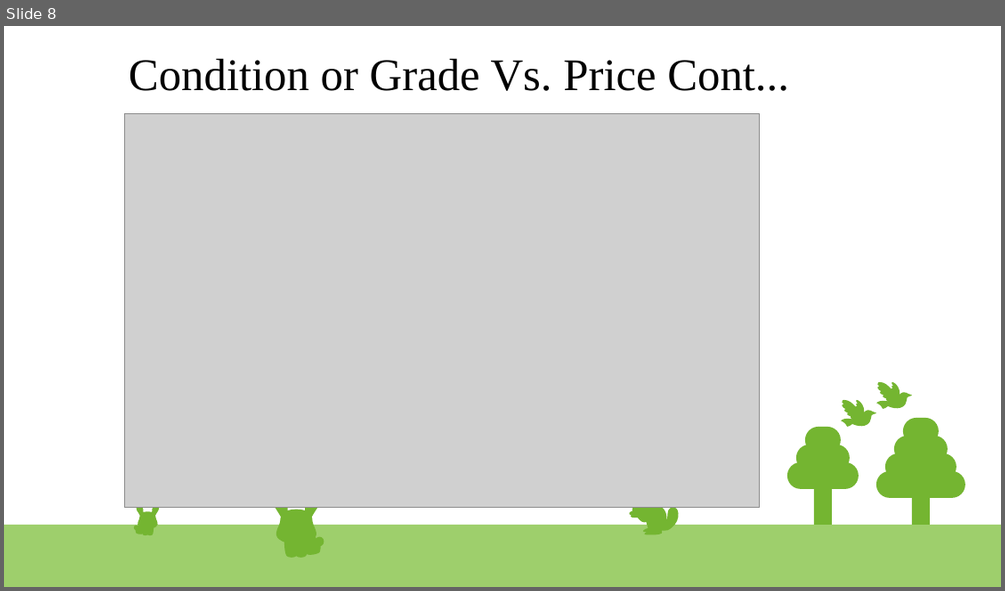
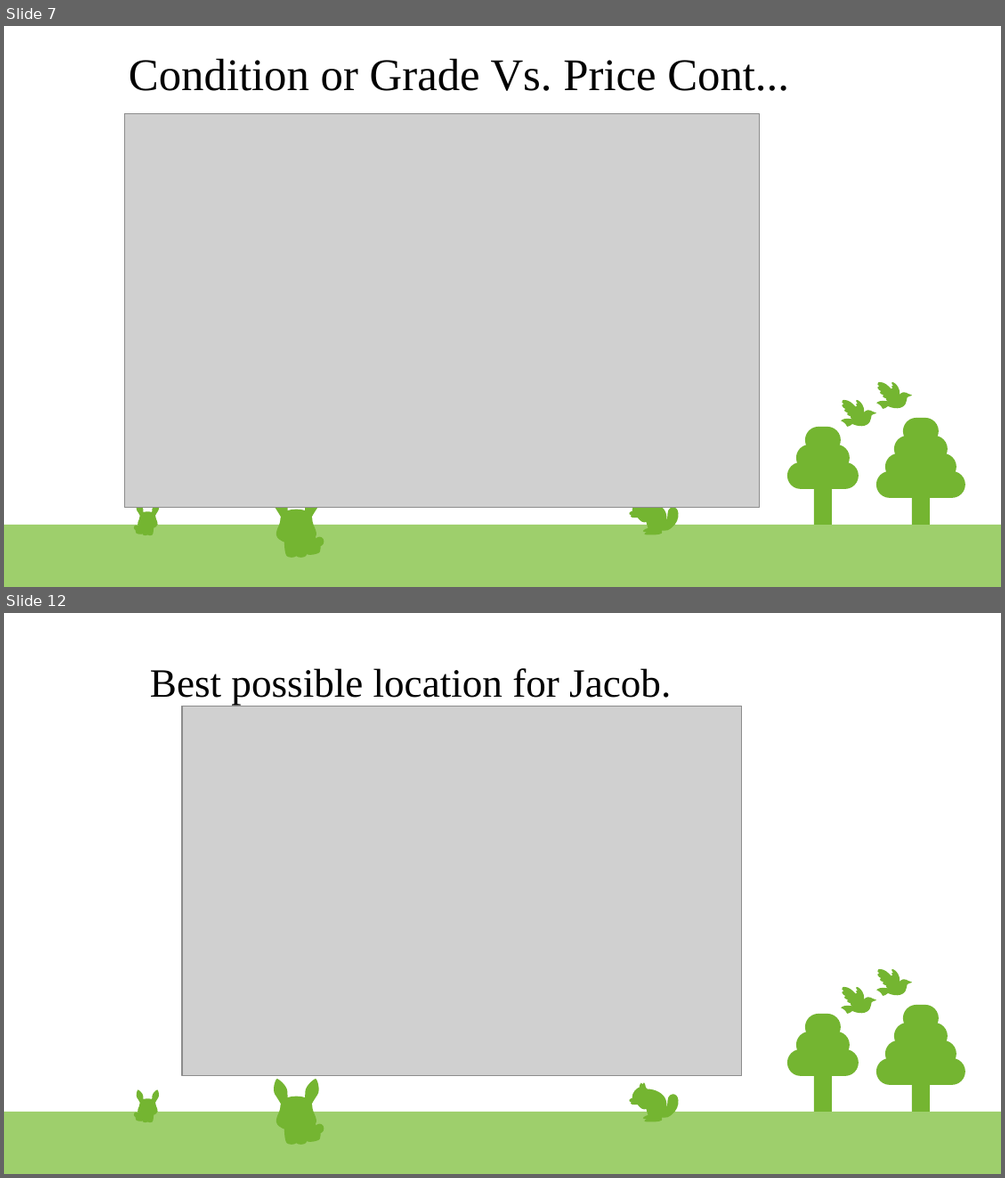
Before and after one commit to mahegupt/eda-project, a slide deck: EDA.odp. Shown one above the other, each under a label of ours: slide 8 before the commit, slides 7 and 12 after it; the slides between them are not shown. The pictures are 1005x591 and 1005x1178 pixels, drawn with LibreOffice and Linux fonts; fonts in the diff are those of the drawing; grey boxes stand for pictures. Boxes give left, top, right and bottom in pixels: in the first picture for what was removed or moved away, otherwise in the second. Text is boxed around its words. In the diff, an @@ line names an element or a change of style, - is before the commit and + after.

```diff
--- a/EDA.odp
+++ b/EDA.odp
@@ slide 12 added at (x1=4, y1=613, x2=1001, y2=1174), background #FFFFFF; not listed: 85 template elements that a slide beside it also shows @@
@@ title added at (x1=150, y1=668, x2=671, y2=705), 32 pt, text #000000 @@
+Best possible location for Jacob.
@@ picture added at (x1=182, y1=706, x2=742, y2=1075) @@
@@ freeform shape added at (x1=639, y1=1082, x2=644, y2=1087), fill #74B531 @@
@@ freeform shape added at (x1=642, y1=1086, x2=646, y2=1093), fill #74B531 @@
@@ what was slide 8 is now slide 7 @@
```
Also in this commit, not shown: 1 slide changed, 6 other slides added, 2 slides removed, 2 other files.
